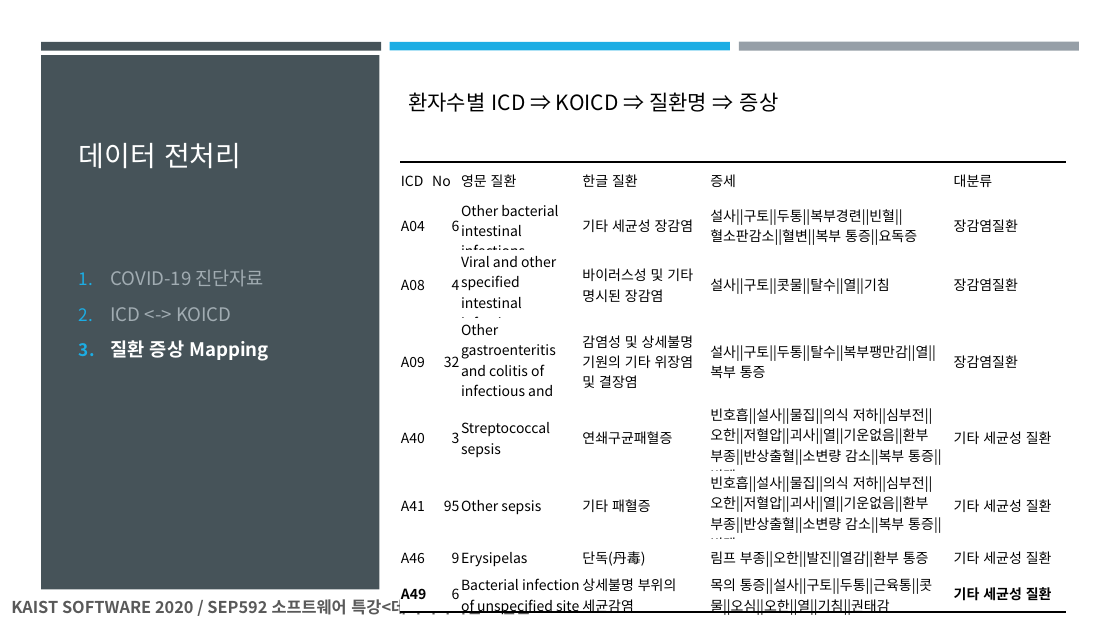
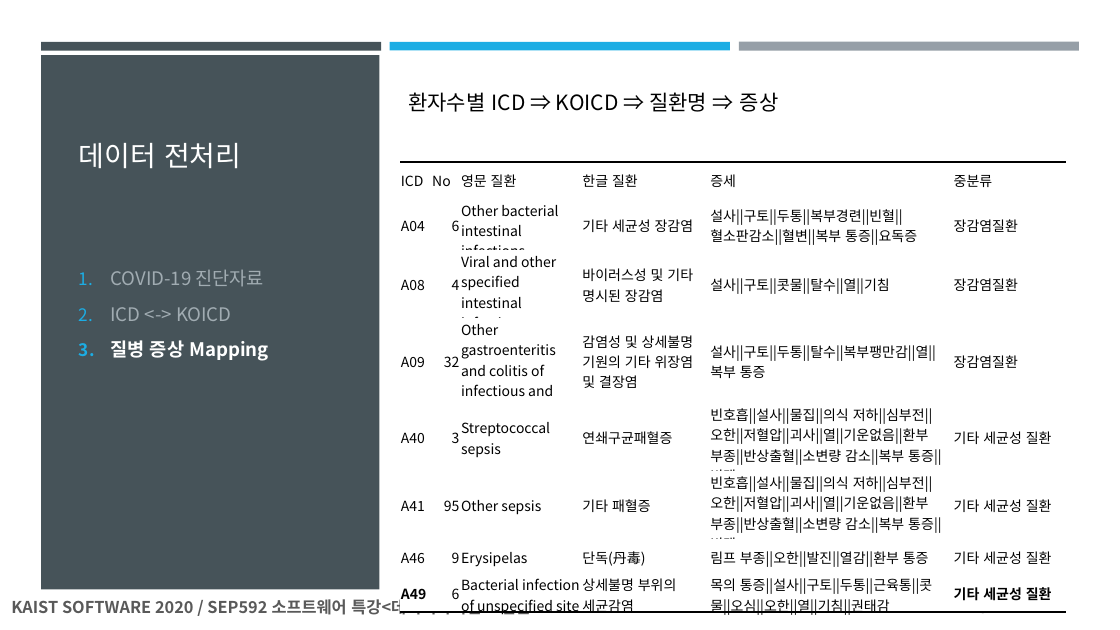
Before and after one commit to steve-lemon/diagnosis-COVID-19, a slide deck: slide 8 of SEP592_팀프로젝트자료B조/Documents/SEP592_데이타사이언스_최종발표_B조_COVID19_증상(정대욱_홍상표_조성민).pptx (slide 7 before the commit). Drawn at 1120x630 pixels with LibreOffice and Linux fonts; fonts in the diff are those of the drawing. Boxes give left, top, right and bottom in pixels: in the first picture for what was removed or moved away, otherwise in the second. Text is boxed around its words. In the diff, an @@ line names an element or a change of style, - is before the commit and + after.

```diff
--- a/SEP592_팀프로젝트자료B조/Documents/SEP592_데이타사이언스_최종발표_B조_COVID19_증상(정대욱_홍상표_조성민).pptx
+++ b/SEP592_팀프로젝트자료B조/Documents/SEP592_데이타사이언스_최종발표_B조_COVID19_증상(정대욱_홍상표_조성민).pptx
@@ table at [400,162,1066,619] @@
-row 1, column 6: 대분류
+row 1, column 6: 중분류
@@ text at [110,340,269,361]: text changed @@
-3. 질환 증상 Mapping
+3. 질병 증상 Mapping
```
Also in this commit, not shown: 18 other slides changed, 1 slide added.
